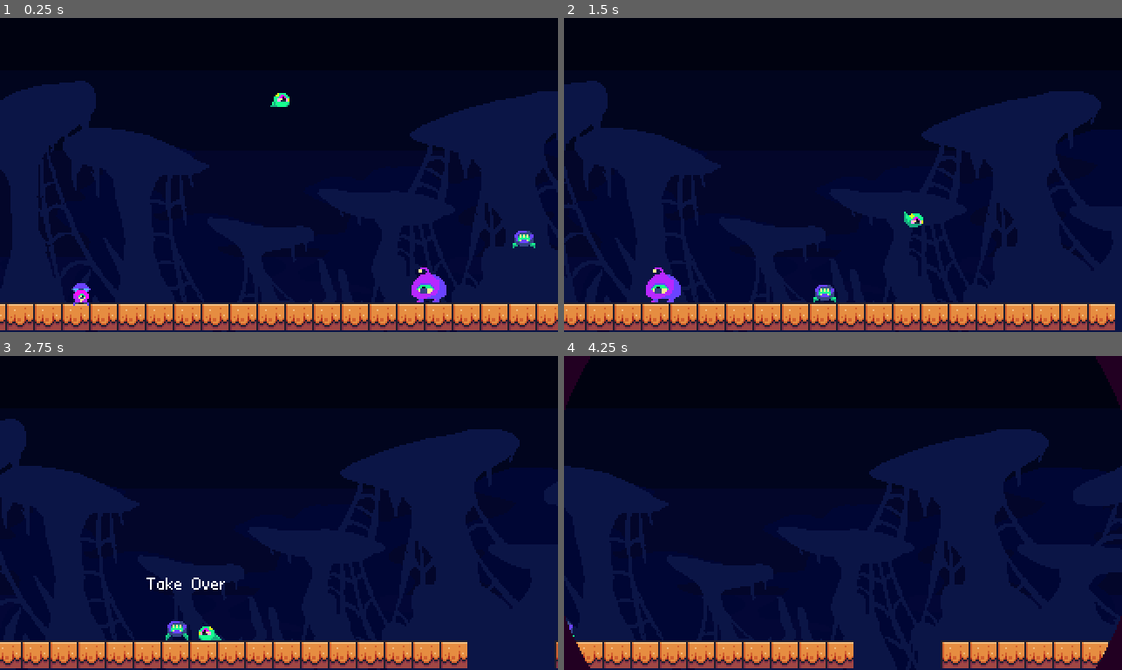
Above: before the commit, frames 1-4 (two rows, left to right).
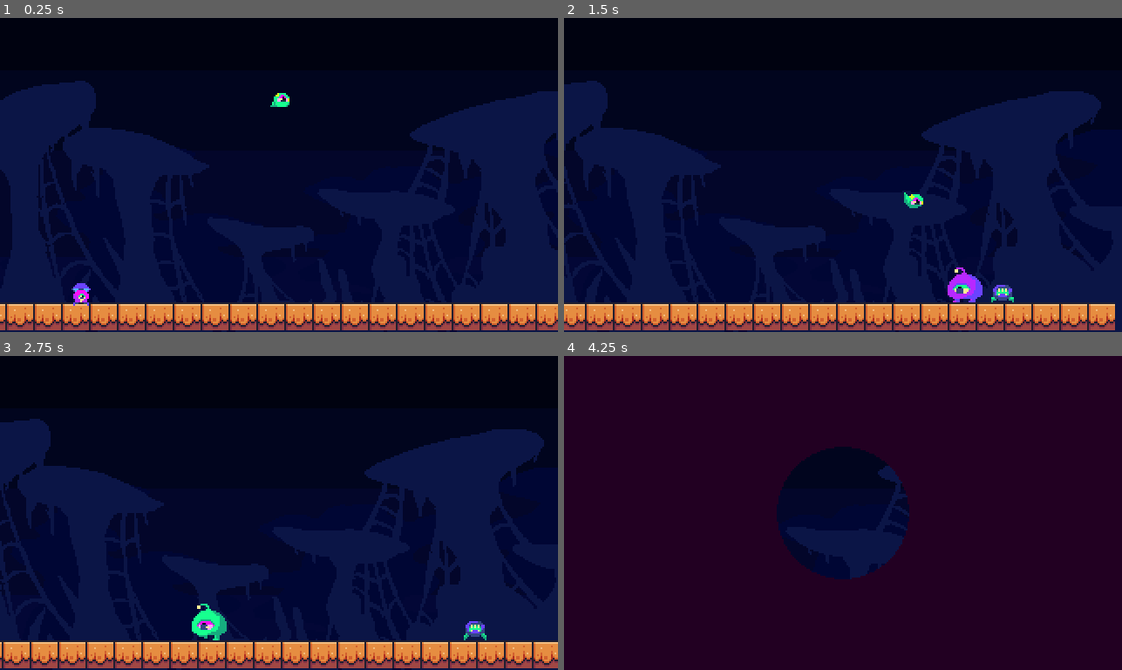
Above: after the commit, the same moments.

Repository: DfindWox/TGD-Wild-Jam-67
Game: Godot game, scene res://Scenes/Levels/level_test.tscn
The game is run twice, just before and just after one commit, with the same random seed, the same clock (stepped at 60 frames per second) and the same inputs.
Inputs (mouse positions are in pixels of both pictures, inside the frame that each line leads up to):
- Up to frame 1 (0.25 s): no input
- Up to frame 2 (1.5 s): move the mouse to (965, 159) at 0.52 s; hold Right (ui_right) from 0.53 s (still down); tap Space (attack) at 0.6 s; tap Up (ui_up) at 0.77 s; move the mouse to (731, 190) at 1.27 s; tap Z (take_over) at 1.35 s
- Up to frame 3 (2.75 s): tap Up (ui_up) at 1.52 s; move the mouse to (334, 443) at 2.02 s; release Right (ui_right) at 2.03 s; hold Left (ui_left) from 2.03 s (still down); tap Space (attack) at 2.1 s
- Up to frame 4 (4.25 s): move the mouse to (815, 575) at 2.77 s; release Left (ui_left) at 2.78 s; hold Right (ui_right) from 2.78 s (still down); tap Z (take_over) at 2.85 s; tap Up (ui_up) at 3.02, 3.77 s; move the mouse to (1010, 560) at 3.52 s; tap Space (attack) at 3.6 s

The runs differ from the first frame. In frame 1, 0.6% of the frame differs, in the area x 73-96%, y 67-91%; in frame 2, 1.5%; in frame 3, 12%; in frame 4, 91%, in the area x 0-100%, y 0-100%.

Commit message:
added happy animations

Diff:
--- a/Actors/jumper.tscn
+++ b/Actors/jumper.tscn
@@ -8,51 +8,19 @@
 [sub_resource type="RectangleShape2D" id="RectangleShape2D_0s7hh"]
 size = Vector2(10, 12)
 
-[sub_resource type="Animation" id="Animation_n57ro"]
-resource_name = "idle"
-loop_mode = 1
-tracks/0/type = "value"
-tracks/0/imported = false
-tracks/0/enabled = true
-tracks/0/path = NodePath("Sprite2D:frame")
-tracks/0/interp = 1
-tracks/0/loop_wrap = true
-tracks/0/keys = {
-"times": PackedFloat32Array(0, 0.4, 0.6, 0.8),
-"transitions": PackedFloat32Array(1, 1, 1, 1),
-"update": 1,
-"values": [0, 1, 0, 1]
-}
-
-[sub_resource type="Animation" id="Animation_v0ldu"]
-resource_name = "move"
-loop_mode = 1
-tracks/0/type = "value"
-tracks/0/imported = false
-tracks/0/enabled = true
-tracks/0/path = NodePath("Sprite2D:frame")
-tracks/0/interp = 1
-tracks/0/loop_wrap = true
-tracks/0/keys = {
-"times": PackedFloat32Array(0, 0.4, 0.6, 0.8),
-"transitions": PackedFloat32Array(1, 1, 1, 1),
-"update": 1,
-"values": [0, 1, 0, 1]
-}
-
-[sub_resource type="Animation" id="Animation_wlaiy"]
-resource_name = "jump"
-tracks/0/type = "value"
-tracks/0/imported = false
-tracks/0/enabled = true
-tracks/0/path = NodePath("Sprite2D:frame")
-tracks/0/interp = 1
-tracks/0/loop_wrap = true
-tracks/0/keys = {
-"times": PackedFloat32Array(0, 0.1, 0.3, 0.6),
-"transitions": PackedFloat32Array(1, 1, 1, 1),
-"update": 1,
-"values": [8, 9, 10, 11]
+[sub_resource type="Animation" id="Animation_r5aca"]
+resource_name = "die"
+tracks/0/type = "value"
+tracks/0/imported = false
+tracks/0/enabled = true
+tracks/0/path = NodePath("Sprite2D:frame")
+tracks/0/interp = 1
+tracks/0/loop_wrap = true
+tracks/0/keys = {
+"times": PackedFloat32Array(0, 0.1, 0.3),
+"transitions": PackedFloat32Array(1, 1, 1),
+"update": 1,
+"values": [8, 15, 16]
 }
 tracks/1/type = "method"
 tracks/1/imported = false
@@ -69,6 +37,51 @@
 }]
 }
 
+[sub_resource type="Animation" id="Animation_n57ro"]
+resource_name = "idle"
+loop_mode = 1
+tracks/0/type = "value"
+tracks/0/imported = false
+tracks/0/enabled = true
+tracks/0/path = NodePath("Sprite2D:frame")
+tracks/0/interp = 1
+tracks/0/loop_wrap = true
+tracks/0/keys = {
+"times": PackedFloat32Array(0, 0.4, 0.6, 0.8),
+"transitions": PackedFloat32Array(1, 1, 1, 1),
+"update": 1,
+"values": [0, 1, 0, 1]
+}
+
+[sub_resource type="Animation" id="Animation_wlaiy"]
+resource_name = "jump"
+tracks/0/type = "value"
+tracks/0/imported = false
+tracks/0/enabled = true
+tracks/0/path = NodePath("Sprite2D:frame")
+tracks/0/interp = 1
+tracks/0/loop_wrap = true
+tracks/0/keys = {
+"times": PackedFloat32Array(0, 0.1, 0.3, 0.6),
+"transitions": PackedFloat32Array(1, 1, 1, 1),
+"update": 1,
+"values": [8, 9, 10, 11]
+}
+tracks/1/type = "method"
+tracks/1/imported = false
+tracks/1/enabled = true
+tracks/1/path = NodePath(".")
+tracks/1/interp = 1
+tracks/1/loop_wrap = true
+tracks/1/keys = {
+"times": PackedFloat32Array(0),
+"transitions": PackedFloat32Array(1),
+"values": [{
+"args": [],
+"method": &"adjust_jump_velocity"
+}]
+}
+
 [sub_resource type="Animation" id="Animation_07kpe"]
 resource_name = "land"
 length = 0.2
@@ -99,38 +112,60 @@
 }]
 }
 
-[sub_resource type="Animation" id="Animation_r5aca"]
-resource_name = "die"
-tracks/0/type = "value"
-tracks/0/imported = false
-tracks/0/enabled = true
-tracks/0/path = NodePath("Sprite2D:frame")
-tracks/0/interp = 1
-tracks/0/loop_wrap = true
-tracks/0/keys = {
-"times": PackedFloat32Array(0, 0.1, 0.3),
-"transitions": PackedFloat32Array(1, 1, 1),
-"update": 1,
-"values": [8, 15, 16]
-}
-tracks/1/type = "method"
-tracks/1/imported = false
-tracks/1/enabled = true
-tracks/1/path = NodePath(".")
-tracks/1/interp = 1
-tracks/1/loop_wrap = true
-tracks/1/keys = {
+[sub_resource type="Animation" id="Animation_v0ldu"]
+resource_name = "move"
+loop_mode = 1
+tracks/0/type = "value"
+tracks/0/imported = false
+tracks/0/enabled = true
+tracks/0/path = NodePath("Sprite2D:frame")
+tracks/0/interp = 1
+tracks/0/loop_wrap = true
+tracks/0/keys = {
+"times": PackedFloat32Array(0, 0.4, 0.6, 0.8),
+"transitions": PackedFloat32Array(1, 1, 1, 1),
+"update": 1,
+"values": [0, 1, 0, 1]
+}
+
+[sub_resource type="Animation" id="Animation_7dllm"]
+resource_name = "happy"
+length = 0.48
+loop_mode = 2
+step = 0.15
+tracks/0/type = "value"
+tracks/0/imported = false
+tracks/0/enabled = true
+tracks/0/path = NodePath("Sprite2D:frame_coords")
+tracks/0/interp = 1
+tracks/0/loop_wrap = true
+tracks/0/keys = {
+"times": PackedFloat32Array(0, 0.15, 0.3, 0.45),
+"transitions": PackedFloat32Array(1, 1, 1, 1),
+"update": 1,
+"values": [Vector2i(0, 3), Vector2i(1, 3), Vector2i(2, 3), Vector2i(3, 3)]
+}
+
+[sub_resource type="Animation" id="Animation_wgkkj"]
+length = 0.001
+tracks/0/type = "value"
+tracks/0/imported = false
+tracks/0/enabled = true
+tracks/0/path = NodePath("Sprite2D:frame_coords")
+tracks/0/interp = 1
+tracks/0/loop_wrap = true
+tracks/0/keys = {
 "times": PackedFloat32Array(0),
 "transitions": PackedFloat32Array(1),
-"values": [{
-"args": [],
-"method": &"adjust_jump_velocity"
-}]
+"update": 1,
+"values": [Vector2i(0, 3)]
 }
 
 [sub_resource type="AnimationLibrary" id="AnimationLibrary_28ntg"]
 _data = {
+"RESET": SubResource("Animation_wgkkj"),
 "die": SubResource("Animation_r5aca"),
+"happy": SubResource("Animation_7dllm"),
 "idle": SubResource("Animation_n57ro"),
 "jump": SubResource("Animation_wlaiy"),
 "land": SubResource("Animation_07kpe"),
@@ -157,7 +192,7 @@
 texture = ExtResource("3_3yf60")
 hframes = 6
 vframes = 4
-frame = 16
+frame = 18
 
 [node name="AnimationPlayer" type="AnimationPlayer" parent="." index="2"]
 libraries = {
--- a/Actors/parasite.gd
+++ b/Actors/parasite.gd
@@ -44,8 +44,6 @@
 	if not is_taking_over and Input.is_action_just_pressed("take_over"):
 		attempt_take_over()
 
-func happy():
-	$AnimationPlayer.play("happy")
 
 func attempt_take_over():
 	$AnimationPlayer.play("attemptTakeOver")
--- a/Actors/parasite.tscn
+++ b/Actors/parasite.tscn
@@ -80,70 +80,6 @@
 "transitions": PackedFloat32Array(1, 1, 1, 1, 1),
 "update": 1,
 "values": [24, 25, 26, 27, 28]
-}
-
-[sub_resource type="Animation" id="Animation_7ucm6"]
-resource_name = "idle"
-tracks/0/type = "value"
-tracks/0/imported = false
-tracks/0/enabled = true
-tracks/0/path = NodePath("Sprite2D:frame")
-tracks/0/interp = 1
-tracks/0/loop_wrap = true
-tracks/0/keys = {
-"times": PackedFloat32Array(0),
-"transitions": PackedFloat32Array(1),
-"update": 1,
-"values": [1]
-}
-
-[sub_resource type="Animation" id="Animation_lhdtp"]
-resource_name = "jump"
-length = 0.7
-tracks/0/type = "value"
-tracks/0/imported = false
-tracks/0/enabled = true
-tracks/0/path = NodePath("Sprite2D:frame")
-tracks/0/interp = 1
-tracks/0/loop_wrap = true
-tracks/0/keys = {
-"times": PackedFloat32Array(0, 0.1, 0.4),
-"transitions": PackedFloat32Array(1, 1, 1),
-"update": 1,
-"values": [8, 9, 10]
-}
-
-[sub_resource type="Animation" id="Animation_3t1vy"]
-resource_name = "move"
-length = 0.3
-loop_mode = 1
-tracks/0/type = "value"
-tracks/0/imported = false
-tracks/0/enabled = true
-tracks/0/path = NodePath("Sprite2D:frame")
-tracks/0/interp = 1
-tracks/0/loop_wrap = true
-tracks/0/keys = {
-"times": PackedFloat32Array(0, 0.2),
-"transitions": PackedFloat32Array(1, 1),
-"update": 1,
-"values": [0, 1]
-}
-
-[sub_resource type="Animation" id="Animation_jq5pv"]
-resource_name = "takeOver"
-length = 0.7
-tracks/0/type = "value"
-tracks/0/imported = false
-tracks/0/enabled = true
-tracks/0/path = NodePath("Sprite2D:frame")
-tracks/0/interp = 1
-tracks/0/loop_wrap = true
-tracks/0/keys = {
-"times": PackedFloat32Array(0, 0.1, 0.2, 0.3, 0.4, 0.5),
-"transitions": PackedFloat32Array(1, 1, 1, 1, 1, 1),
-"update": 1,
-"values": [18, 19, 20, 21, 22, 5]
 }
 
 [sub_resource type="Animation" id="Animation_tj7lk"]
@@ -176,6 +112,37 @@
 "values": [Vector2(0, -3), Vector2(0, -20), Vector2(0, -3)]
 }
 
+[sub_resource type="Animation" id="Animation_7ucm6"]
+resource_name = "idle"
+tracks/0/type = "value"
+tracks/0/imported = false
+tracks/0/enabled = true
+tracks/0/path = NodePath("Sprite2D:frame")
+tracks/0/interp = 1
+tracks/0/loop_wrap = true
+tracks/0/keys = {
+"times": PackedFloat32Array(0),
+"transitions": PackedFloat32Array(1),
+"update": 1,
+"values": [1]
+}
+
+[sub_resource type="Animation" id="Animation_lhdtp"]
+resource_name = "jump"
+length = 0.7
+tracks/0/type = "value"
+tracks/0/imported = false
+tracks/0/enabled = true
+tracks/0/path = NodePath("Sprite2D:frame")
+tracks/0/interp = 1
+tracks/0/loop_wrap = true
+tracks/0/keys = {
+"times": PackedFloat32Array(0, 0.1, 0.4),
+"transitions": PackedFloat32Array(1, 1, 1),
+"update": 1,
+"values": [8, 9, 10]
+}
+
 [sub_resource type="Animation" id="Animation_nferi"]
 resource_name = "land"
 length = 0.1
@@ -204,6 +171,39 @@
 "args": ["idle", -1, 1.0, false],
 "method": &"play"
 }]
+}
+
+[sub_resource type="Animation" id="Animation_3t1vy"]
+resource_name = "move"
+length = 0.3
+loop_mode = 1
+tracks/0/type = "value"
+tracks/0/imported = false
+tracks/0/enabled = true
+tracks/0/path = NodePath("Sprite2D:frame")
+tracks/0/interp = 1
+tracks/0/loop_wrap = true
+tracks/0/keys = {
+"times": PackedFloat32Array(0, 0.2),
+"transitions": PackedFloat32Array(1, 1),
+"update": 1,
+"values": [0, 1]
+}
+
+[sub_resource type="Animation" id="Animation_jq5pv"]
+resource_name = "takeOver"
+length = 0.7
+tracks/0/type = "value"
+tracks/0/imported = false
+tracks/0/enabled = true
+tracks/0/path = NodePath("Sprite2D:frame")
+tracks/0/interp = 1
+tracks/0/loop_wrap = true
+tracks/0/keys = {
+"times": PackedFloat32Array(0, 0.1, 0.2, 0.3, 0.4, 0.5),
+"transitions": PackedFloat32Array(1, 1, 1, 1, 1, 1),
+"update": 1,
+"values": [18, 19, 20, 21, 22, 5]
 }
 
 [sub_resource type="AnimationLibrary" id="AnimationLibrary_yakjb"]
--- a/Actors/player.gd
+++ b/Actors/player.gd
@@ -52,6 +52,8 @@
 
 # func _process(delta):
 #	pass
+func happy():
+	$AnimationPlayer.play("happy")
 
 func _physics_process(delta):
 	basic_physics(delta)
--- a/Actors/shooter.tscn
+++ b/Actors/shooter.tscn
@@ -20,6 +20,18 @@
 "transitions": PackedFloat32Array(1),
 "update": 1,
 "values": [5]
+}
+tracks/1/type = "value"
+tracks/1/imported = false
+tracks/1/enabled = true
+tracks/1/path = NodePath("Sprite2D:frame_coords")
+tracks/1/interp = 1
+tracks/1/loop_wrap = true
+tracks/1/keys = {
+"times": PackedFloat32Array(0),
+"transitions": PackedFloat32Array(1),
+"update": 1,
+"values": [Vector2i(2, 1)]
 }
 
 [sub_resource type="Animation" id="Animation_pkpo2"]
@@ -137,10 +149,29 @@
 }]
 }
 
+[sub_resource type="Animation" id="Animation_ok8u4"]
+resource_name = "happy"
+length = 0.4
+loop_mode = 1
+step = 0.15
+tracks/0/type = "value"
+tracks/0/imported = false
+tracks/0/enabled = true
+tracks/0/path = NodePath("Sprite2D:frame_coords")
+tracks/0/interp = 1
+tracks/0/loop_wrap = true
+tracks/0/keys = {
+"times": PackedFloat32Array(0, 0.15),
+"transitions": PackedFloat32Array(1, 1),
+"update": 1,
+"values": [Vector2i(2, 1), Vector2i(3, 1)]
+}
+
 [sub_resource type="AnimationLibrary" id="AnimationLibrary_jiiet"]
 _data = {
 "RESET": SubResource("Animation_1q7b0"),
 "die": SubResource("Animation_pkpo2"),
+"happy": SubResource("Animation_ok8u4"),
 "idle": SubResource("Animation_u0trc"),
 "jump": SubResource("Animation_c2fv5"),
 "land": SubResource("Animation_x5imo"),
@@ -171,7 +202,7 @@
 texture = ExtResource("2_ss51v")
 hframes = 5
 vframes = 5
-frame = 5
+frame = 7
 
 [node name="AnimationPlayer" type="AnimationPlayer" parent="."]
 libraries = {
--- a/Objects/Zones/LevelFinishZone.gd
+++ b/Objects/Zones/LevelFinishZone.gd
@@ -10,19 +10,19 @@
 	player_entered.connect(_on_player_entered)
 
 func _on_player_entered(player):
-	if player is Parasite:
+	if player.has_parasite:
 		go_to_next_scene(player)
 
 func go_to_next_scene(player):
-	player.happy()
+	#player.happy()
 	# tocar efeito sonoro e particula legal
 	AudioManager.play_sfx("stage_end.wav")
 
 	# desativa o colisor
 	get_child(0).set_deferred("disabled", true)
 
-	await get_tree().create_timer(0.5).timeout
-	# player.walk_to_the_right()
+	player.happy()
+	await get_tree().create_timer(2.5).timeout
 	await Fade.fade_out(1.0)
 	await get_tree().create_timer(1.0).timeout
 	get_tree().change_scene_to_packed(next_scene_packed)
--- a/Scenes/Levels/level_test.tscn
+++ b/Scenes/Levels/level_test.tscn
@@ -50,13 +50,13 @@
 position = Vector2(-320, 0)
 
 [node name="Shooter" parent="." instance=ExtResource("6_f1mod")]
-position = Vector2(154, 92)
+position = Vector2(256, 63)
 
 [node name="Pusher" parent="." instance=ExtResource("6_jreuu")]
-position = Vector2(100, 153)
+position = Vector2(235, 146)
 
 [node name="DeathZone" type="Area2D" parent="."]
-position = Vector2(306, 118)
+position = Vector2(381, 122)
 script = ExtResource("7_jyevf")
 
 [node name="CollisionShape2D" type="CollisionShape2D" parent="DeathZone"]
@@ -65,7 +65,7 @@
 debug_color = Color(0.905882, 0.305882, 0, 0.419608)
 
 [node name="LevelFinishZone" type="Area2D" parent="."]
-position = Vector2(504, 110)
+position = Vector2(94, 97)
 script = ExtResource("8_pck77")
 next_scene_packed = ExtResource("9_63u10")
 
Not shown: 1 places in Actors/jumper.tscn that only renumber resources
Not shown: 1 places in Actors/shooter.tscn that only renumber resources
